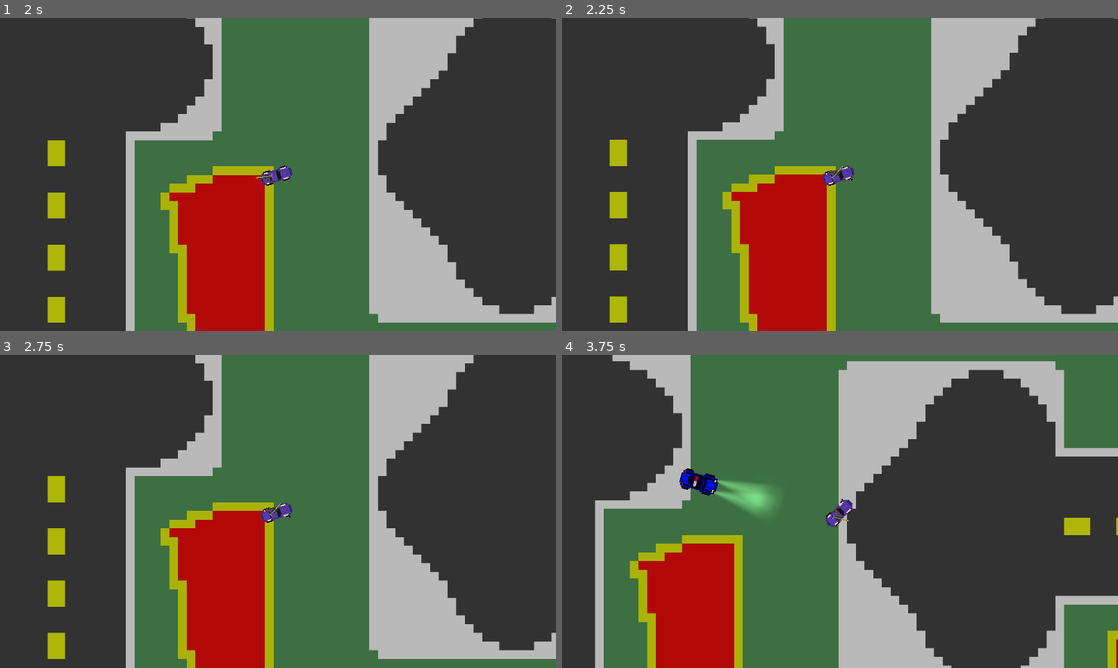
Above: before the commit, frames 1-4 (two rows, left to right).
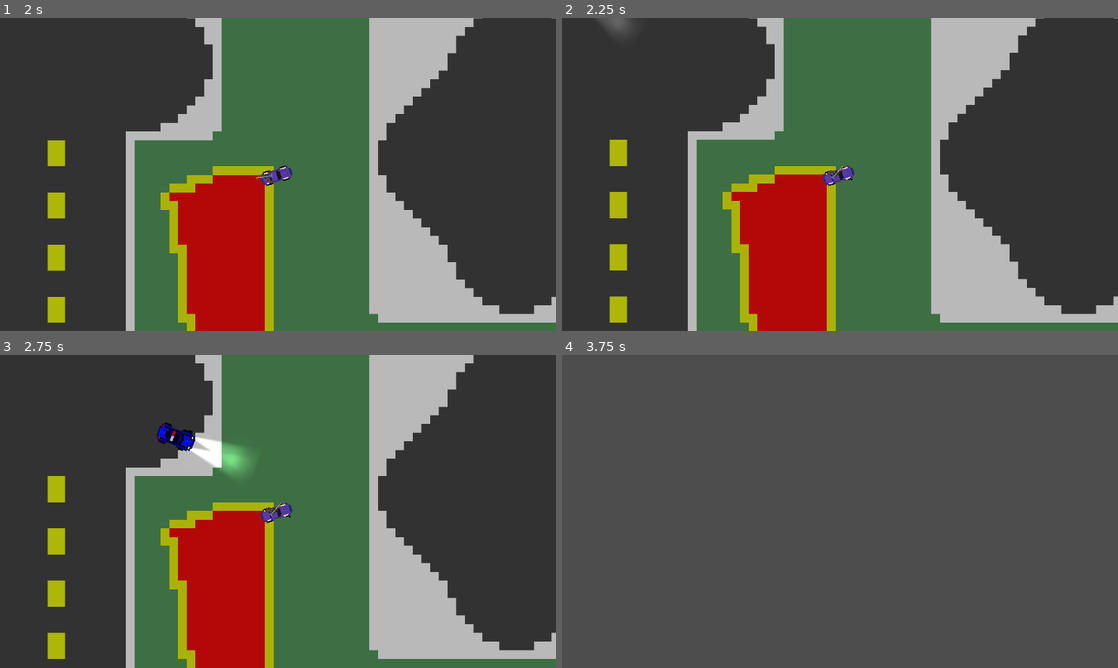
Above: after the commit, the same moments.

Repository: lionidasgerasimatos/Route-E40
Game: Godot game, scene res://Scene/world.tscn
Two runs of this game, one before a commit and one after it. Both use one fixed random seed, a clock stepped at 60 frames per second and the inputs below.
Inputs (mouse positions are in pixels of both pictures, inside the frame that each line leads up to):
- Up to frame 1 (2 s): tap Enter at 0.5 s; move the mouse to (400, 158) at 0.52 s; hold D (right) 0.53-1.28 s; hold Space (handbreak) 0.53-1.28 s; move the mouse to (166, 190) at 1.27 s; hold S (down) from 1.28 s (still down); click (166, 190) at 1.35 s
- Up to frame 2 (2.25 s): move the mouse to (895, 105) at 2.02 s; release S (down) at 2.03 s; hold D (right) from 2.03 s (still down); hold Space (handbreak) from 2.03 s (still down)
- Up to frame 3 (2.75 s): keep holding D (right); keep holding Space (handbreak)
- Up to frame 4 (3.75 s): move the mouse to (812, 574) at 2.77 s; release D (right) at 2.78 s; release Space (handbreak) at 2.78 s; hold W (up) 2.78-3.53 s; click (812, 574) at 2.85 s; move the mouse to (1006, 558) at 3.52 s; hold A (left) from 3.53 s (still down); hold Space (handbreak) from 3.53 s (still down)

Frame 1 is identical in both runs. In frame 2, 0.2% of the frame differs, in the area x 6-13%, y 0-5%; in frame 3, 1.2%; in frame 4, 100%, in the area x 0-100%, y 0-100%.

Commit message:
Modified for hurtbox

Diff:
--- a/Scene/PoliceCar.tscn
+++ b/Scene/PoliceCar.tscn
@@ -1,13 +1,14 @@
-[gd_scene load_steps=13 format=3 uid="uid://qcucmsij08w2"]
+[gd_scene load_steps=15 format=3 uid="uid://qcucmsij08w2"]
 
 [ext_resource type="Script" uid="uid://dh6pe8l7565wp" path="res://scripts/policecar.gd" id="1_vuwf6"]
 [ext_resource type="Texture2D" uid="uid://crt4lay7oip05" path="res://Assets/policeOne.png" id="2_hgo5s"]
 [ext_resource type="Texture2D" uid="uid://dlbwo5s02wvbr" path="res://Assets/ConeLightCropp.PNG" id="3_vuwf6"]
 [ext_resource type="PackedScene" uid="uid://bby5wc0pqp8c2" path="res://Scene/health_componet.tscn" id="4_8u20h"]
 [ext_resource type="PackedScene" uid="uid://chjgs0800dvnj" path="res://Scene/hitbox_component.tscn" id="5_bt22o"]
+[ext_resource type="PackedScene" uid="uid://6qf3oufpmrkr" path="res://Scene/hurtbox_component.tscn" id="6_bt22o"]
 
 [sub_resource type="RectangleShape2D" id="RectangleShape2D_hgo5s"]
-size = Vector2(29.7407, 25.9716)
+size = Vector2(28.1417, 25.9716)
 
 [sub_resource type="Animation" id="Animation_hgo5s"]
 resource_name = "Idle"
@@ -84,7 +85,11 @@
 }
 
 [sub_resource type="RectangleShape2D" id="RectangleShape2D_8u20h"]
-size = Vector2(94, 54)
+size = Vector2(88, 54)
+
+[sub_resource type="SegmentShape2D" id="SegmentShape2D_bt22o"]
+a = Vector2(0, -29)
+b = Vector2(0, 29)
 
 [node name="Police Car" type="CharacterBody2D"]
 collision_layer = 3
@@ -101,7 +106,7 @@
 hframes = 3
 
 [node name="CollisionShape2D" type="CollisionShape2D" parent="."]
-position = Vector2(-0.5, -0.5)
+position = Vector2(-2, -0.5)
 scale = Vector2(3.12703, -2.1177)
 shape = SubResource("RectangleShape2D_hgo5s")
 
@@ -142,5 +147,11 @@
 health_component = NodePath("../HealthComponet")
 
 [node name="CollisionShape2D" type="CollisionShape2D" parent="hitbox_component"]
-position = Vector2(1, -1)
+position = Vector2(-2, -1)
 shape = SubResource("RectangleShape2D_8u20h")
+
+[node name="hurtbox_component" parent="." instance=ExtResource("6_bt22o")]
+position = Vector2(45, 0)
+
+[node name="CollisionShape2D" type="CollisionShape2D" parent="hurtbox_component"]
+shape = SubResource("SegmentShape2D_bt22o")
--- a/Scene/car.tscn
+++ b/Scene/car.tscn
@@ -105,6 +105,7 @@
 [node name="HealthComponet" parent="." instance=ExtResource("4_hbetw")]
 
 [node name="hitbox_component" parent="." node_paths=PackedStringArray("health_component") instance=ExtResource("5_mmd8j")]
+collision_layer = 5
 health_component = NodePath("../HealthComponet")
 
 [node name="CollisionPolygon2D2" type="CollisionPolygon2D" parent="hitbox_component"]
--- a/Scene/world.tscn
+++ b/Scene/world.tscn
@@ -1,10 +1,12 @@
-[gd_scene load_steps=25 format=4 uid="uid://7oqxvmdimqpl"]
+[gd_scene load_steps=27 format=4 uid="uid://7oqxvmdimqpl"]
 
 [ext_resource type="Script" uid="uid://bwy43an0027nr" path="res://scripts/PROCEDURAL_GENERATION.gd" id="1_dlwip"]
 [ext_resource type="Texture2D" uid="uid://bc7v0xouj7jyo" path="res://Assets/TEST_ATLAS_TWO-export.png" id="2_dlwip"]
 [ext_resource type="PackedScene" uid="uid://btfcoi2qdaix4" path="res://Scene/car.tscn" id="3_ejll3"]
+[ext_resource type="Script" uid="uid://cp83iavv3rg7s" path="res://scripts/tilemap_handle.gd" id="3_ol2hl"]
 [ext_resource type="Texture2D" uid="uid://ducd3d73pfa35" path="res://Assets/RED.png" id="3_pcvp0"]
 [ext_resource type="PackedScene" uid="uid://qcucmsij08w2" path="res://Scene/PoliceCar.tscn" id="4_scul4"]
+[ext_resource type="Script" uid="uid://bipbvboedn3jg" path="res://scripts/EnemySpawner.gd" id="5_37axr"]
 
 [sub_resource type="NavigationPolygon" id="NavigationPolygon_o8j5v"]
 vertices = PackedVector2Array(-1.92969, 19.0859, -28.1484, 19.8594, -25.8281, 7.51563, -1.92969, 9.0625, -25.8281, -7.90625, -25.0625, -21.3984, -0.773438, -22.1719, -0.773438, -7.51563, 32, 8.09375, 24.2969, -8.16406, 32, -8.09375)
@@ -205,6 +207,7 @@
 scale = Vector2(20, 20)
 tile_set = SubResource("TileSet_scul4")
 format = 2
+script = ExtResource("3_ol2hl")
 
 [node name="BorderMap" type="TileMapLayer" parent="TileMap"]
 z_index = 10
@@ -215,5 +218,6 @@
 position = Vector2(1194, 669)
 
 [node name="enemy handleler" type="Node2D" parent="."]
+script = ExtResource("5_37axr")
 
 [node name="Police Car" parent="enemy handleler" instance=ExtResource("4_scul4")]
--- a/scripts/health_componet.gd
+++ b/scripts/health_componet.gd
@@ -13,6 +13,3 @@
 
 func damage(attack: Attack):
 	health -= attack.attack_damage
-
-	if health <= 0:
-		queue_free()
--- a/scripts/hitbox_component.gd
+++ b/scripts/hitbox_component.gd
@@ -7,4 +7,5 @@
 	health_component.damage(attack)
 
 	if health_component.health <= 0:
+		get_parent().get_parent().queue_free()
 		get_parent().queue_free()
